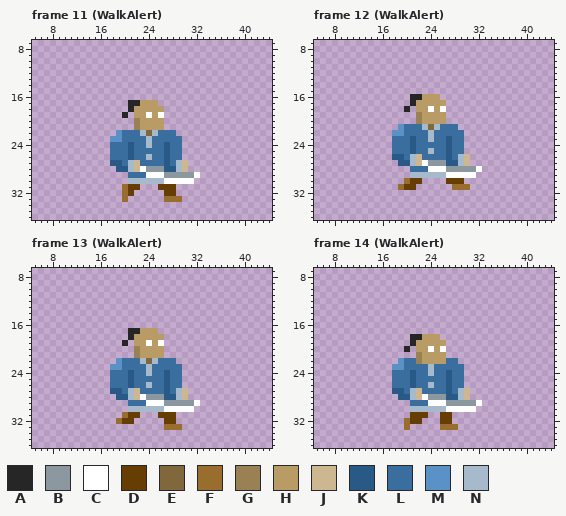
Two versions of one pixel-art file, HumanMelee1.aseprite. This is how it looked before the edit.
48x48 pixels, 27 frames. Shown: frame 11 (WalkAlert): x 5..44, y 7..36; frame 12 (WalkAlert): x 5..44, y 7..36; frame 13 (WalkAlert): x 5..44, y 7..36; frame 14 (WalkAlert): x 5..44, y 7..36. The commit also changed other frames, which this record leaves out.
Visible layers, top first: "effects", "weapon", "gob".
Palette (. is transparent): A #262626  B #8b989f  C #ffffff  D #663e04  E #80683c  F #996d2d  G #998153  H #b99c65  J #ccb791  K #295986  L #3a6e9f  M #5a91c6  N #a7bacc
Pixels before, frame 11 (WalkAlert), first column x 18:
17 ...AAHHH.......
18 ...AHHHHH......
19 ..A.HHCHC......
20 ....GHHHH......
21 ....GHHHH......
22 .MLLLNENLLL....
23 MMLLLLNLLLLL...
24 LLLKLLNLLKLL...
25 LLLKLLLLLKLL...
26 LLLKLLNLLKLL...
27 KKLNJLLLLKLNJ..
28 .KKNJCBBBKKNJ..
29 ...LLLCCCBBBBBC
30 ...NNNNNNCCCCC.
31 ..FDD...DDD....
32 ..FD.....DD....
33 ..F......FFF...
Pixels before, frame 12 (WalkAlert), first column x 18:
16 ...AAHHH.......
17 ...AHHHHH......
18 ..A.HHCHC......
19 ....GHHHH......
20 ....GHHHH......
21 .MLLLNENLLL....
22 MMLLLLNLLLLL...
23 LLLKLLNLLKLL...
24 LLLKLLLLLKLL...
25 LLLKLLNLLKLL...
26 KKLNJLLLLKLNJ..
27 .KKNJCBBBKKNJ..
28 ...LLLCCCBBBBBC
29 ...NNNNNNCCCCC.
30 ..FDD....DDD...
31 .FDD......FFF..
Pixels before, frame 13 (WalkAlert), first column x 18:
17 ...AAHHH.......
18 ...AHHHHH......
19 ..A.HHCHC......
20 ....GHHHH......
21 ....GHHHH......
22 .MLLLNENLLL....
23 MMLLLLNLLLLL...
24 LLLKLLNLLKLL...
25 LLLKLLLLLKLL...
26 LLLKLLNLLKLL...
27 KKLNJLLLLKLNJ..
28 .KKNJCBBBKKNJ..
29 ...LLLCCCBBBBBC
30 ...NNNNNNCCCCC.
31 ..FDD...DDD....
32 .FDD.....DD....
33 .........FFF...
Pixels before, frame 14 (WalkAlert), first column x 18:
18 ...AAHHH.......
19 ...AHHHHH......
20 ..A.HHCHC......
21 ....GHHHH......
22 .MLLGHHHHLL....
23 MMLLLLNLLLLL...
24 LLLKLLNLLKLL...
25 LLLKLLLLLKLL...
26 LLLKLLNLLKLL...
27 KKLNJLLLLKLNJ..
28 .KKNJCBBBKKNJ..
29 ...LLLCCCBBBBBC
30 ...NNNNNNCCCCC.
31 ...DDD..DD.....
32 ..FDD...DD.....
33 ..F.....FFF....
After the commit:
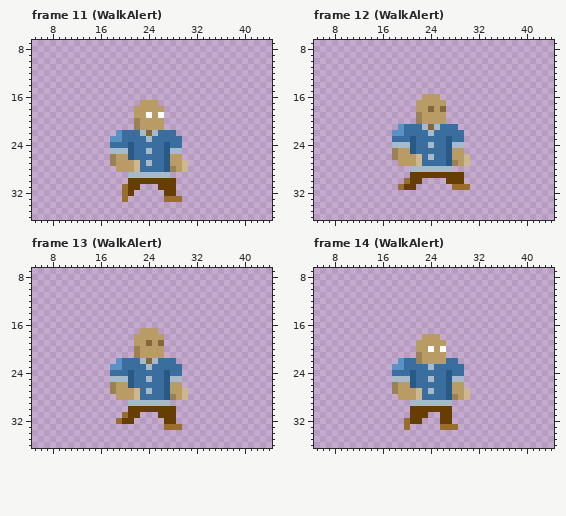
Change:
layer "weapon" now hidden
Changed rows in their new state; - is an unchanged pixel.
Frame 11 (WalkAlert):
first column x 20:
17 -..
18 -.-
19 .--
first column x 18:
24 ------L--------
25 NNN---N---NN---
26 GHH---L---HH---
27 GHHH--N---HH---
28 -HHH-LLLL-GH---
29 ---NNNNNNN.....
30 ---DDDDDDDD...-
Frame 12 (WalkAlert):
first column x 20:
16 -..----
17 -.-----
18 .---E-E
first column x 18:
23 ------L--------
24 NNN---N---NN---
25 GHH---L---HH---
26 GHHH--N---HH---
27 -HHH-LLLL-GH---
28 ---NNNNNNN.....
29 ---DDDDDDDDD..-
Frame 13 (WalkAlert):
first column x 20:
17 -..----
18 -.-----
19 .---E-E
first column x 18:
24 ------L--------
25 NNN---N---NN---
26 GHH---L---HH---
27 GHHH--N---HH---
28 -HHH-LLLL-GH---
29 ---NNNNNNN.....
30 ---DDDDDDDD...-
Frame 14 (WalkAlert):
first column x 20:
18 -..
19 -.-
20 .--
first column x 18:
24 ------L--------
25 NNN---N---NN---
26 GHH---L---HH---
27 GHHH--N---HH---
28 -HHH-LLLL-GH---
29 ---NNNNNNN.....
30 ---DDDDDDD....-
